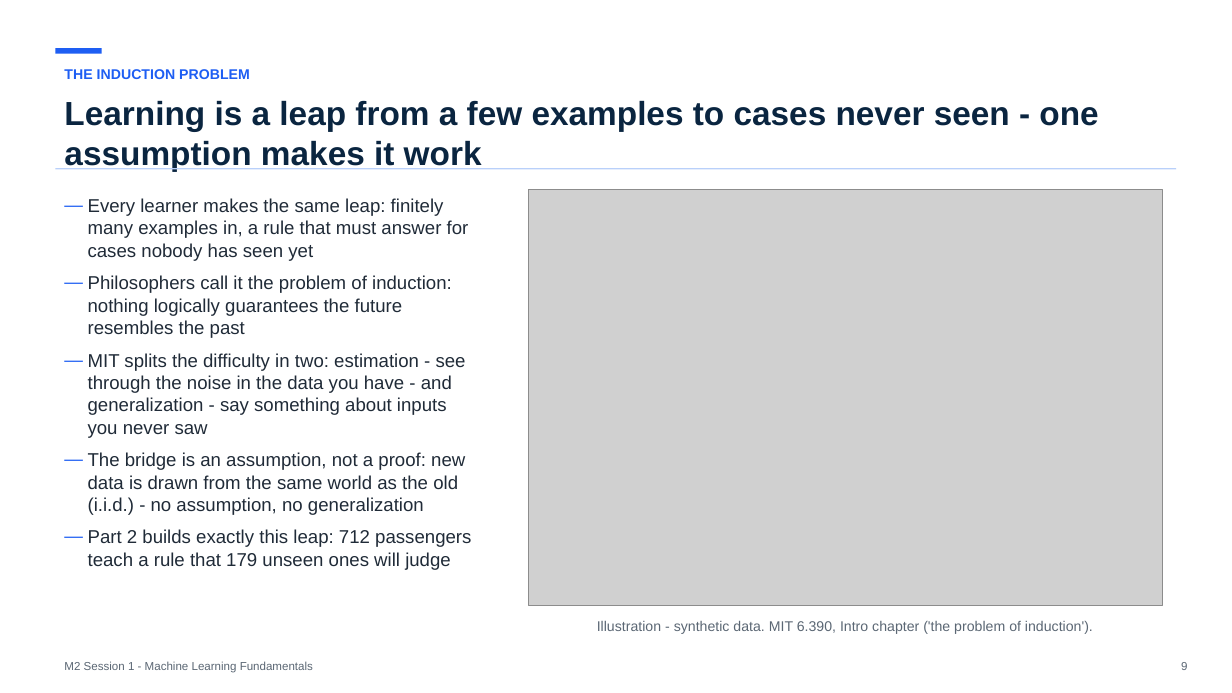
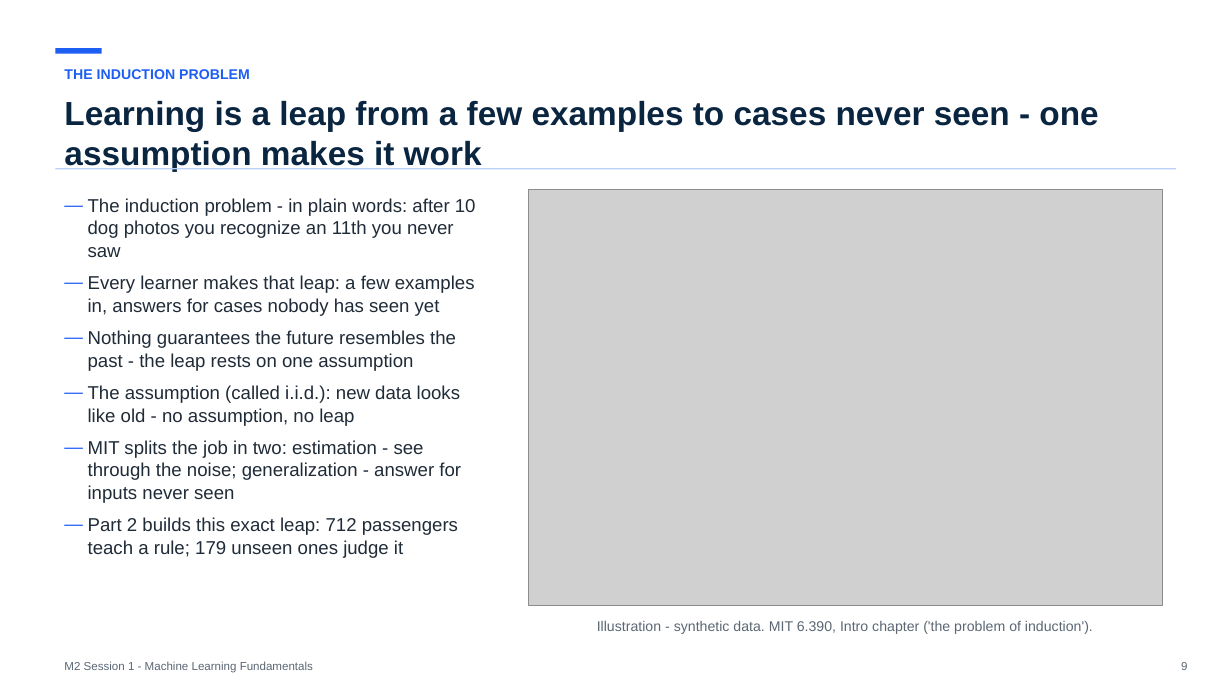
Before and after one commit to koenossendrijver/fontys-tech-exercises, a slide deck: slide 9 of presentations/m2-session-1-machine-learning-fundamentals.pptx. Drawn at 1232x693 pixels with LibreOffice and Linux fonts; fonts in the diff are those of the drawing; grey boxes stand for pictures. Boxes give left, top, right and bottom in pixels: in the first picture for what was removed or moved away, otherwise in the second. Text is boxed around its words. In the diff, an @@ line names an element or a change of style, - is before the commit and + after.

```diff
--- a/presentations/m2-session-1-machine-learning-fundamentals.pptx
+++ b/presentations/m2-session-1-machine-learning-fundamentals.pptx
@@ text at [88, 198, 476, 558]: text changed @@
-— Every learner makes the same leap: finitely many examples in, a rule that must answer for cases nobody has seen yet
-— Philosophers call it the problem of induction: nothing logically guarantees the future resembles the past
-— MIT splits the difficulty in two: estimation - see through the noise in the data you have - and generalization - say something about inputs you never saw
-— The bridge is an assumption, not a proof: new data is drawn from the same world as the old (i.i.d.) - no assumption, no generalization
-— Part 2 builds exactly this leap: 712 passengers teach a rule that 179 unseen ones will judge
+— The induction problem - in plain words: after 10 dog photos you recognize an 11th you never saw
+— Every learner makes that leap: a few examples in, answers for cases nobody has seen yet
+— Nothing guarantees the future resembles the past - the leap rests on one assumption
+— The assumption (called i.i.d.): new data looks like old - no assumption, no leap
+— MIT splits the job in two: estimation - see through the noise; generalization - answer for inputs never seen
+— Part 2 builds this exact leap: 712 passengers teach a rule; 179 unseen ones judge it
```
Also in this commit, not shown: 9 other slides changed, 7 other files.
